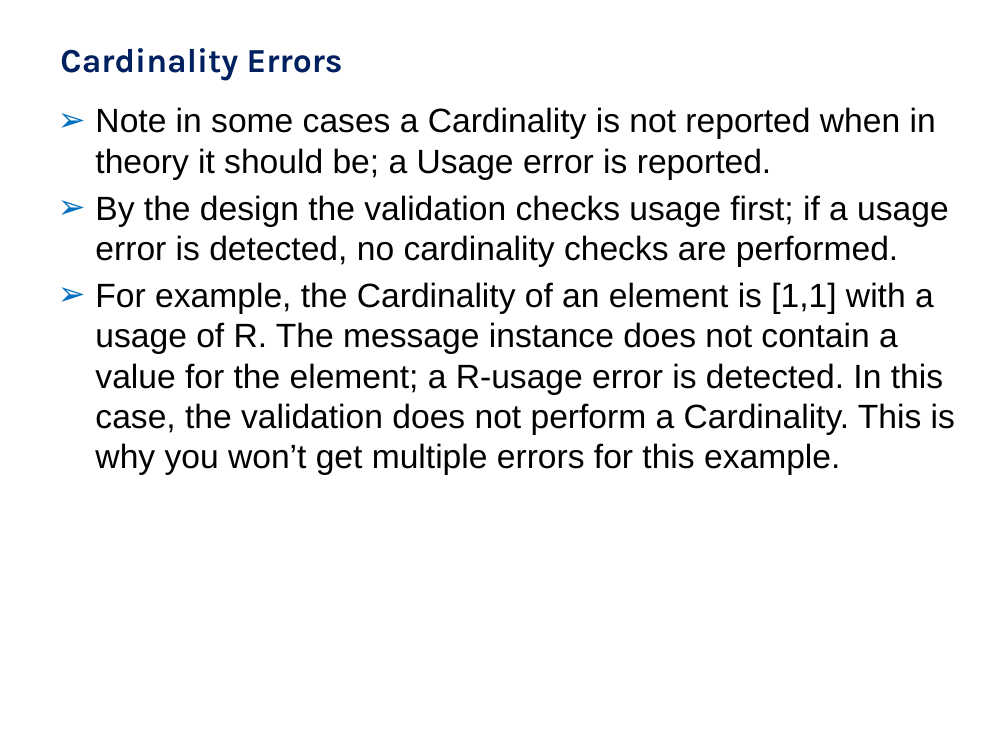
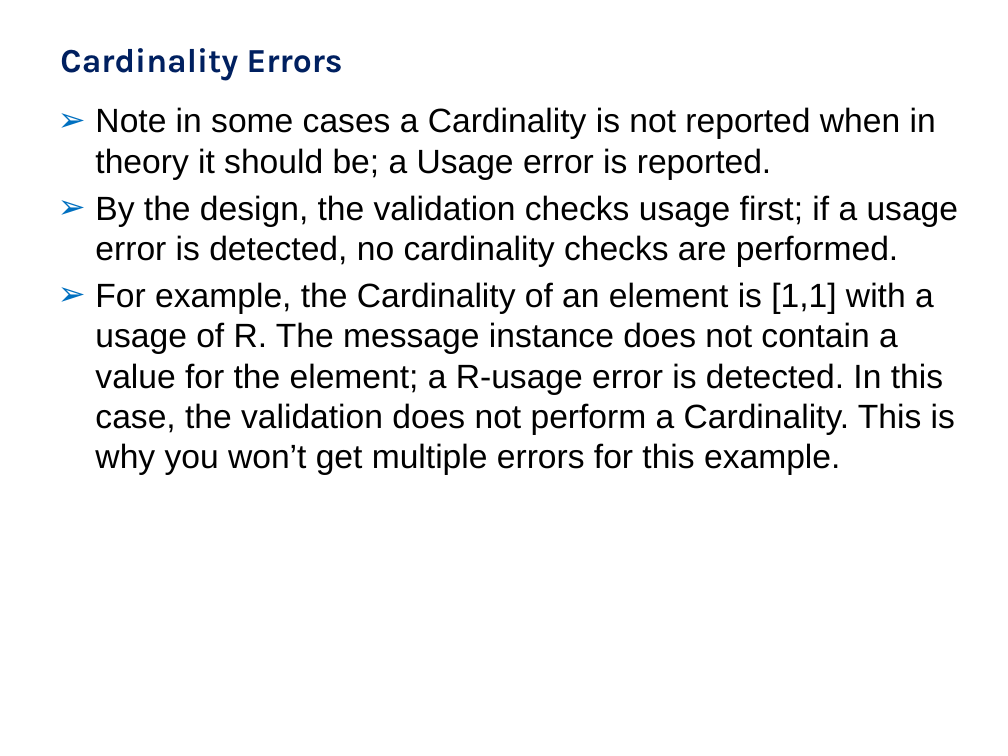
Before and after one commit to usnistgov/hit-iz-tool, a slide deck: slide 31 of hit-iz-resource/src/main/resources/Documentation/UserDocs/app/NIST-HL7v2-Understanding-Validation.pptx (slide 30 before the commit). Drawn at 1008x756 pixels with LibreOffice and Linux fonts; fonts in the diff are those of the drawing; background and template pictures are left out. Boxes give left, top, right and bottom in pixels: in the first picture for what was removed or moved away, otherwise in the second. Text is boxed around its words. In the diff, an @@ line names an element or a change of style, - is before the commit and + after.

```diff
--- a/hit-iz-resource/src/main/resources/Documentation/UserDocs/app/NIST-HL7v2-Understanding-Validation.pptx
+++ b/hit-iz-resource/src/main/resources/Documentation/UserDocs/app/NIST-HL7v2-Understanding-Validation.pptx
@@ text at box(95, 195, 959, 267): text changed @@
-➢ By the design the validation checks usage first; if a usage error is detected, no cardinality checks are performed.
+➢ By the design, the validation checks usage first; if a usage error is detected, no cardinality checks are performed.
```
Also in this commit, not shown: 9 other slides changed, 1 slide added, 9 other files.
